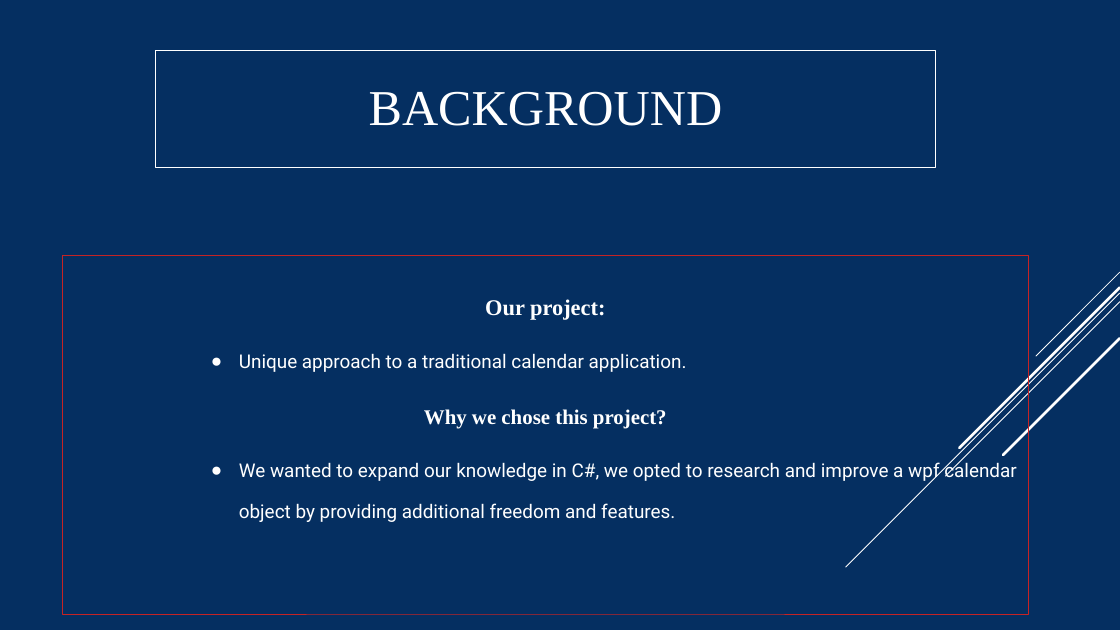
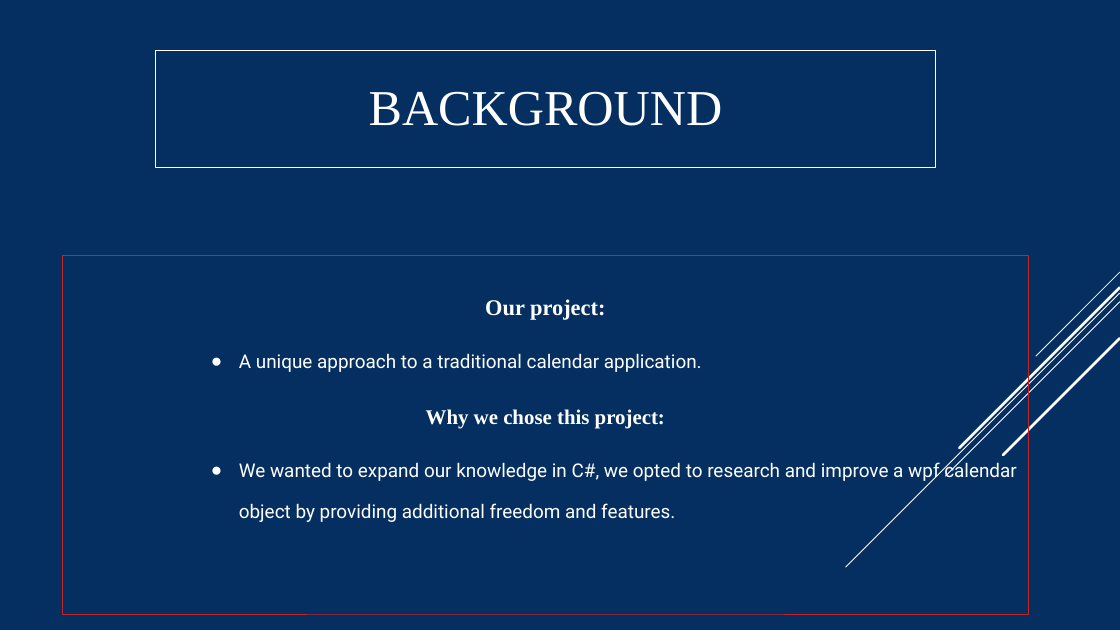
Before and after one commit to JeremyGord/CSCI-352-Group-Project, a slide deck: slide 2 of Final Draft.pptx. Drawn at 1120x630 pixels with LibreOffice and Linux fonts; fonts in the diff are those of the drawing. Boxes give left, top, right and bottom in pixels: in the first picture for what was removed or moved away, otherwise in the second. Text is boxed around its words. In the diff, an @@ line names an element or a change of style, - is before the commit and + after.

```diff
--- a/Final Draft.pptx
+++ b/Final Draft.pptx
@@ text at [239, 353, 702, 429]: text changed @@
-● Unique approach to a traditional calendar application.
-Why we chose this project?
+● A unique approach to a traditional calendar application.
+Why we chose this project:
```
Also in this commit, not shown: 3 other slides changed, 6 other files.
